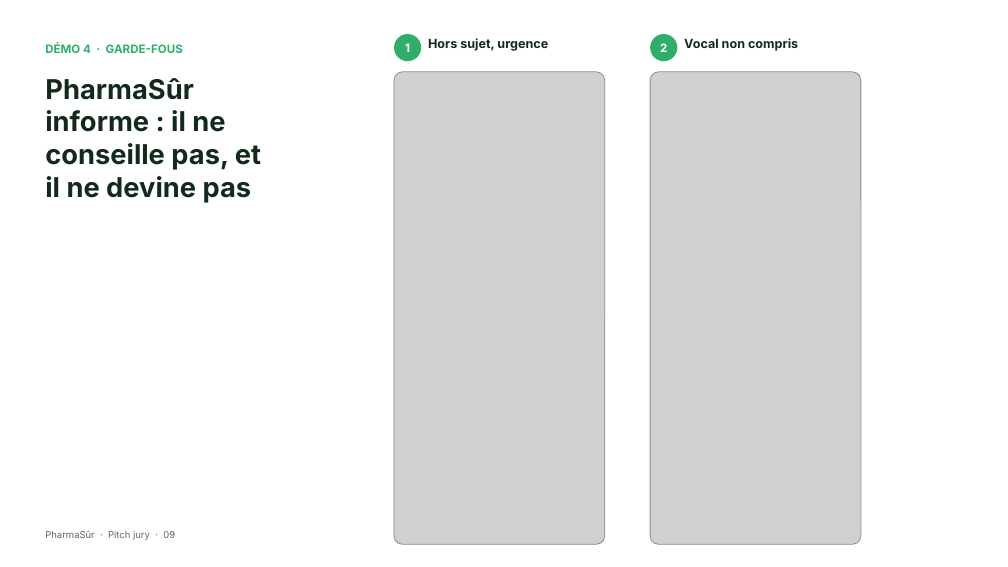
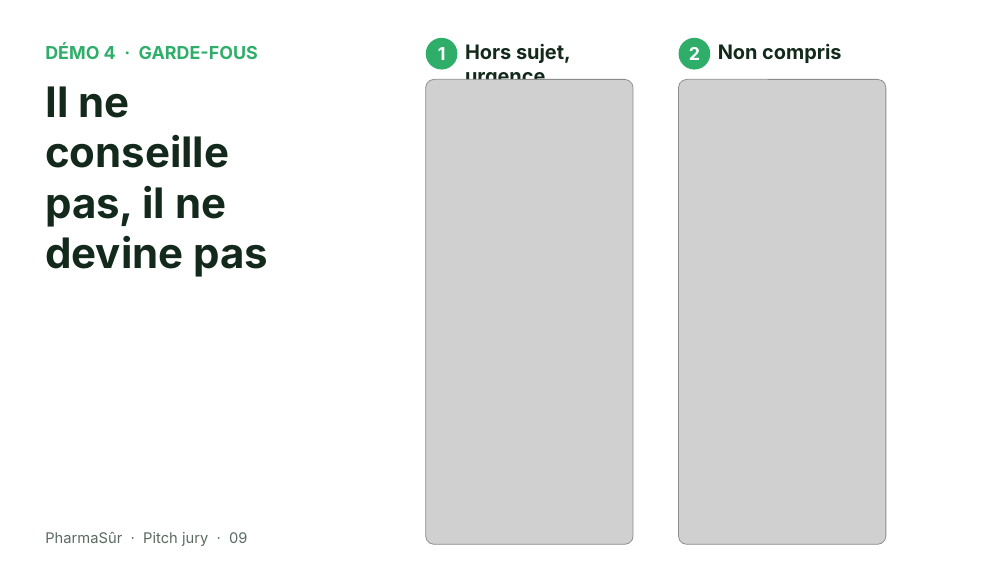
Before and after one commit to DianaFerradini/PharmaSur, a slide deck: slide 9 of pitch.pptx. Drawn at 1008x567 pixels with LibreOffice and Linux fonts; fonts in the diff are those of the drawing; grey boxes stand for pictures. Boxes give left, top, right and bottom in pixels: in the first picture for what was removed or moved away, otherwise in the second. Text is boxed around its words. In the diff, an @@ line names an element or a change of style, - is before the commit and + after.

```diff
--- a/pitch.pptx
+++ b/pitch.pptx
@@ size 11 to 17 pt in 3 elements at (678,38,710,70), (426,38,457,70), (45,44,258,59) @@
@@ rounded rectangle "1": place and size @@
-rounded rectangle "1" at (394,34,421,61)
+rounded rectangle "1" at (426,38,457,70)
@@ text "Hors sujet, urgence": place and size @@
-text "Hors sujet, urgence" at (428,38,548,51)
+text "Hors sujet, urgence" at (465,43,571,80)
@@ text "Hors sujet, urgence" at (465,43,571,80): size 12 to 19 pt @@
@@ rounded rectangle "2": place and size @@
-rounded rectangle "2" at (650,34,678,61)
+rounded rectangle "2" at (678,38,710,70)
@@ text at (718,43,841,63): text changed; size 12 to 19 pt @@
-Vocal non compris
+Non compris
@@ text at (45,86,268,277): text changed; size 26 to 40 pt @@
-PharmaSûr informe : il ne conseille pas, et il ne devine pas
+Il ne conseille pas, il ne devine pas
@@ picture: place and size @@
-picture at (394,72,605,544)
+picture at (426,79,633,544)
@@ picture: place and size @@
-picture at (650,72,861,544)
+picture at (678,79,885,544)
@@ text "PharmaSûr · Pitch jury · ..." at (45,532,247,546): size 9 to 14 pt @@
```
Also in this commit, not shown: 13 other slides changed, 1 other file.
